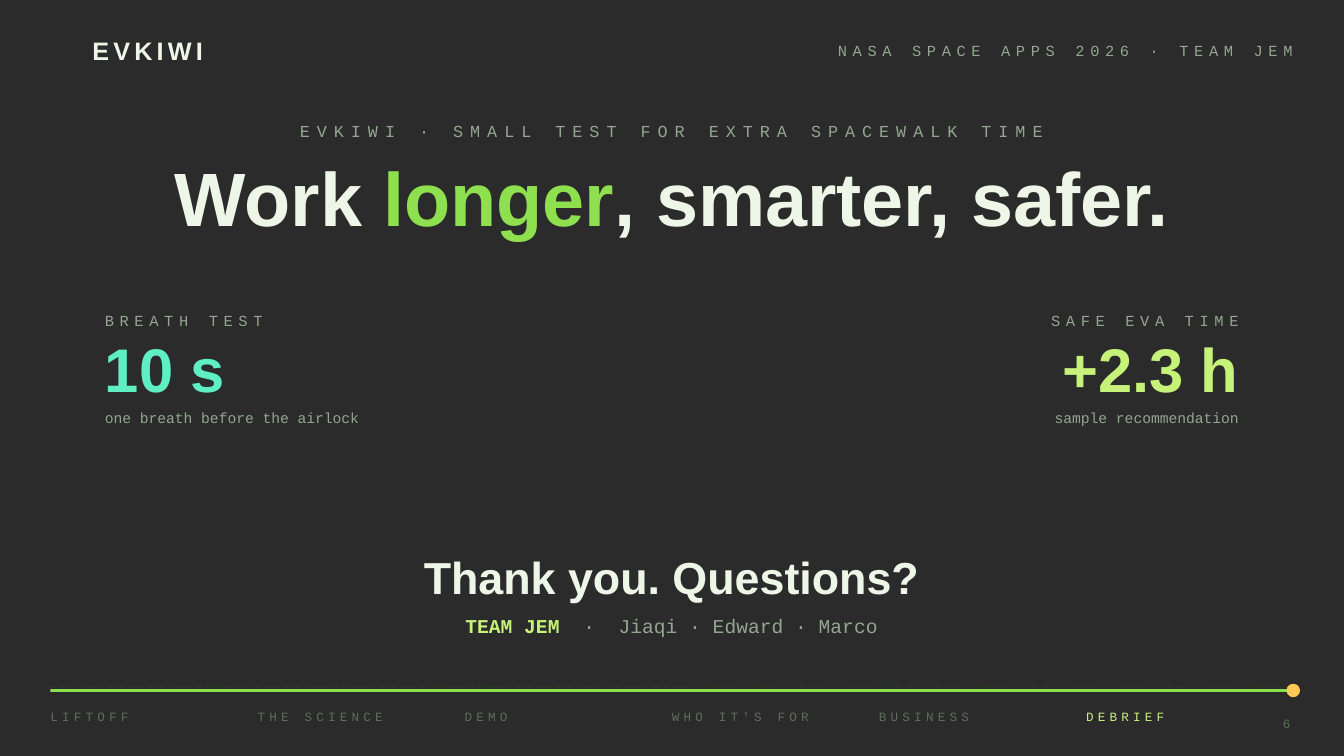
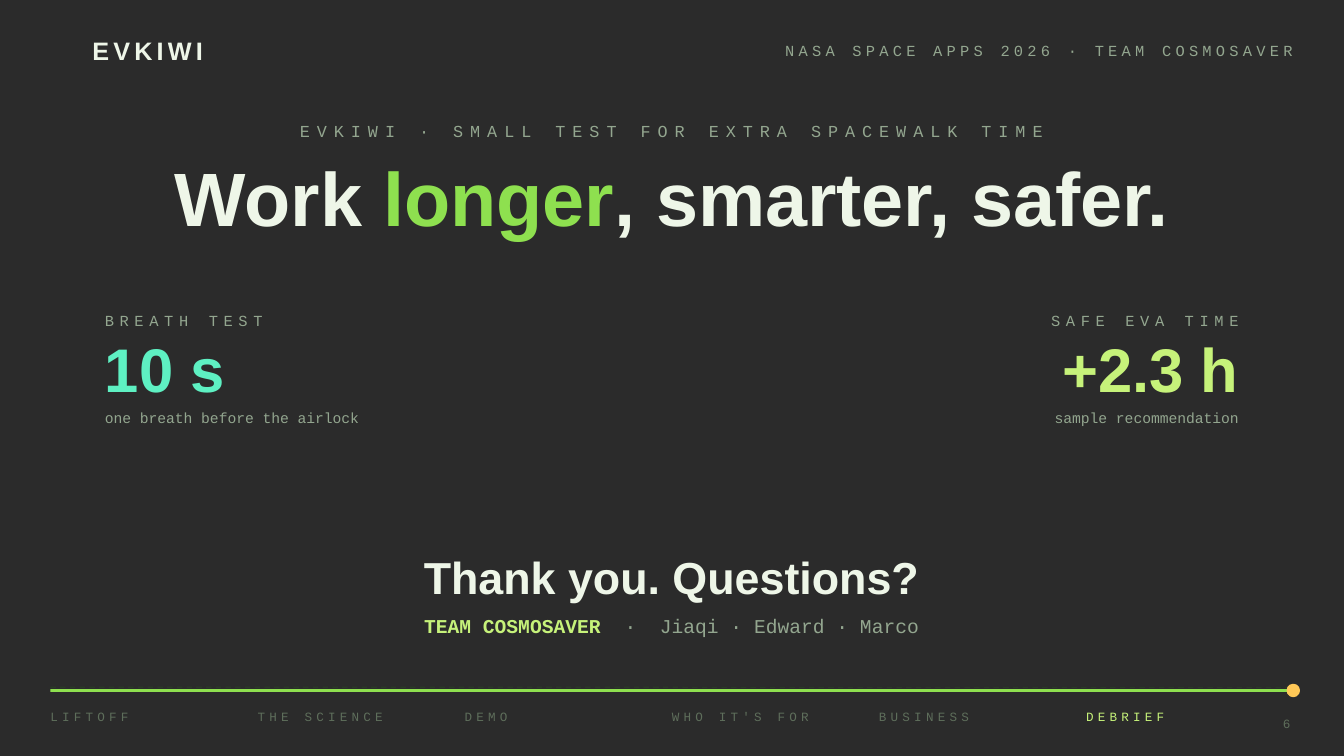
Before and after one commit to EdeTede/space_health_monitor, a slide deck: slide 6 of pitch/EVKIWI-pitch-deck.pptx. Drawn at 1344x756 pixels with LibreOffice and Linux fonts; fonts in the diff are those of the drawing; background and template pictures are left out; a plain dark background stands for a picture behind light text. Boxes give left, top, right and bottom in pixels: in the first picture for what was removed or moved away, otherwise in the second. Text is boxed around its words. In the diff, an @@ line names an element or a change of style, - is before the commit and + after.

Commit message:
Pitch deck: team name Cosmosaver

```diff
--- a/pitch/EVKIWI-pitch-deck.pptx
+++ b/pitch/EVKIWI-pitch-deck.pptx
@@ text at <box>785,46,1292,56</box>: text changed @@
-NASA SPACE APPS 2026 · TEAM JEM
+NASA SPACE APPS 2026 · TEAM COSMOSAVER
@@ text at <box>424,619,919,637</box>: text changed @@
-TEAM JEM · Jiaqi · Edward · Marco
+TEAM COSMOSAVER · Jiaqi · Edward · Marco
```
Also in this commit, not shown: 5 other slides changed, 8 other files.
